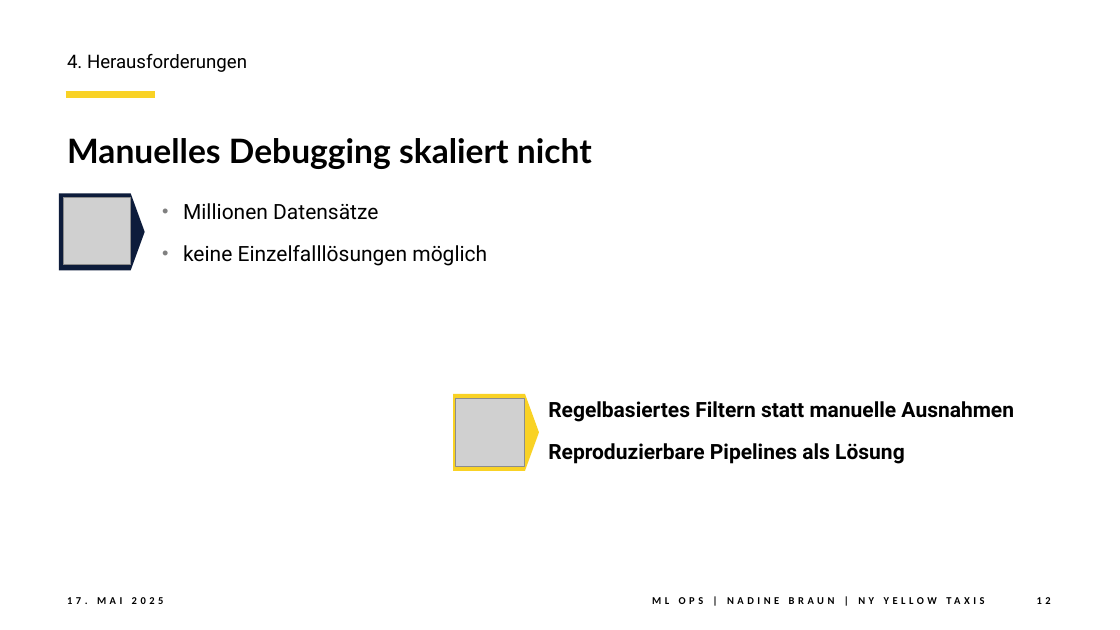
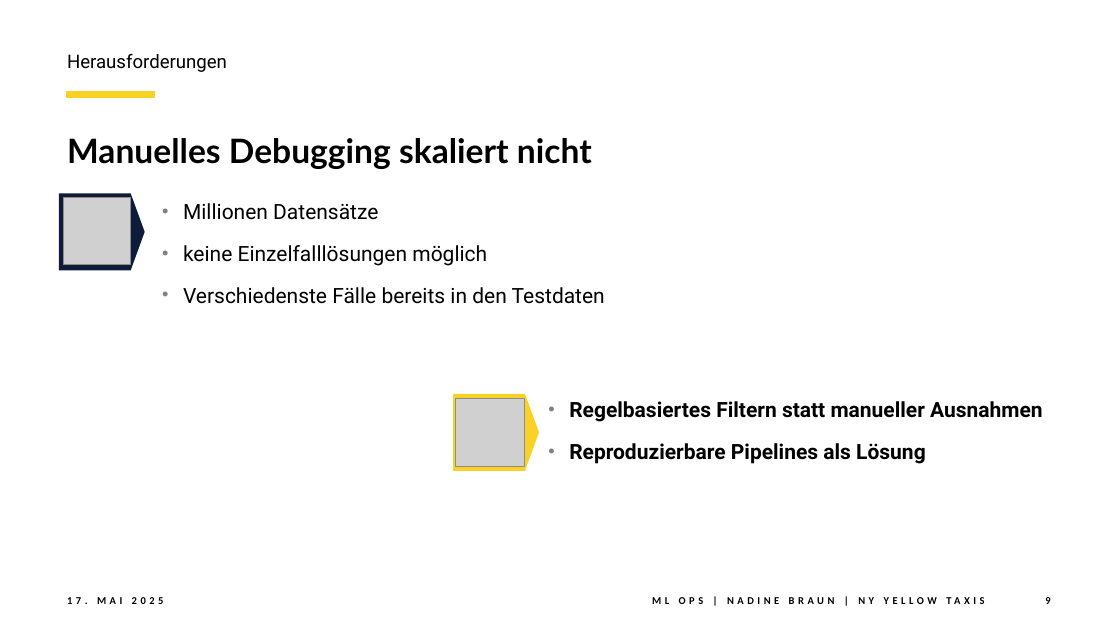
Before and after one commit to NadineBraun/MLOpsnb155, a slide deck: slide 9 of ML_Ops_NYYellowTaxi_nb155.pptx (slide 12 before the commit). Drawn at 1120x630 pixels with LibreOffice and Linux fonts; fonts in the diff are those of the drawing; grey boxes stand for pictures. Boxes give left, top, right and bottom in pixels: in the first picture for what was removed or moved away, otherwise in the second. Text is boxed around its words. In the diff, an @@ line names an element or a change of style, - is before the commit and + after.

```diff
--- a/ML_Ops_NYYellowTaxi_nb155.pptx
+++ b/ML_Ops_NYYellowTaxi_nb155.pptx
@@ text at <box>67,54,227,72</box>: text changed @@
-4. Herausforderungen
+Herausforderungen
@@ text at <box>183,287,605,304</box>: paragraph added @@
+• Verschiedenste Fälle bereits in den Testdaten
@@ text at <box>569,401,1043,422</box>: text changed @@
-Regelbasiertes Filtern statt manuelle Ausnahmen
+• Regelbasiertes Filtern statt manueller Ausnahmen
@@ text at <box>569,443,926,464</box>: bullet none to • @@
@@ page number at <box>1045,597,1050,604</box>: text changed @@
-12
+9
```
Also in this commit, not shown: 14 other slides changed, 1 other file.
